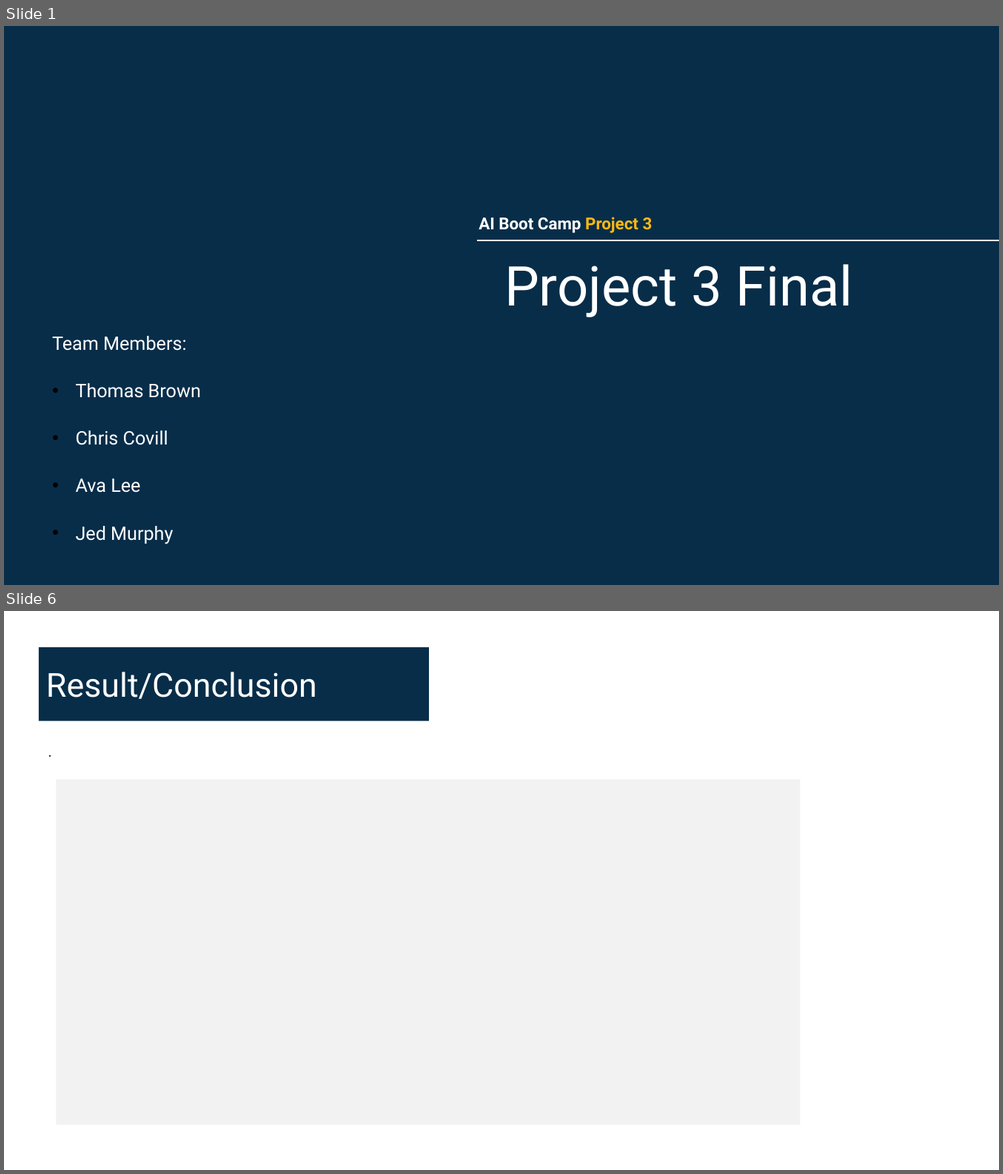
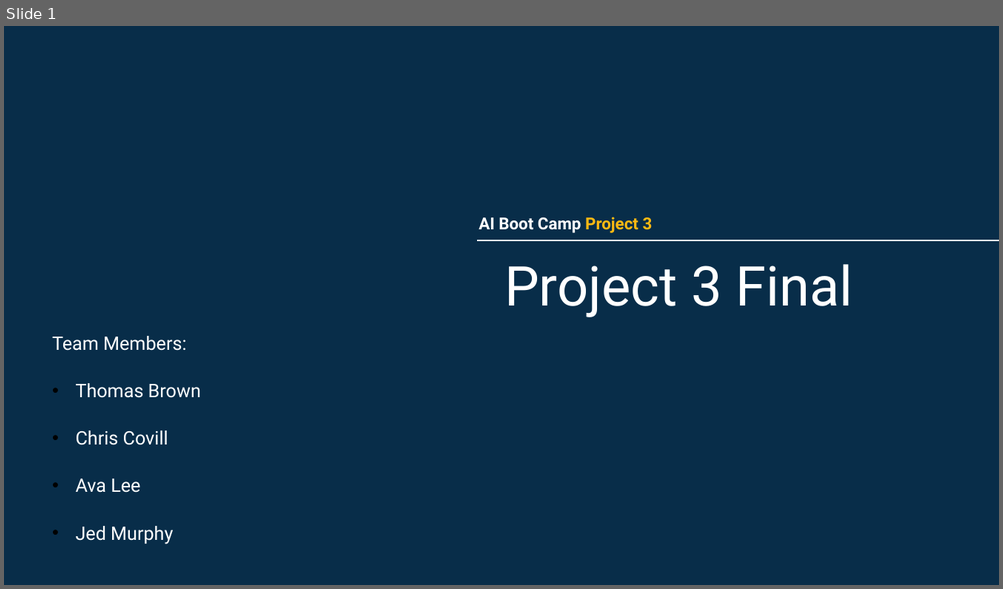
Before and after one commit to tbrown14611/Project_3_Final, a slide deck: Team_6_AI_Bootcamp_Project_3_Final.pptx. Shown one above the other, each under a label of ours: slides 1 and 6 before the commit, slide 1 after it; the slides between them are not shown. The pictures are 1003x1174 and 1003x589 pixels, drawn with LibreOffice and Linux fonts; fonts in the diff are those of the drawing. Boxes give left, top, right and bottom in pixels: in the first picture for what was removed or moved away, otherwise in the second. Text is boxed around its words. In the diff, an @@ line names an element or a change of style, - is before the commit and + after.

```diff
--- a/Team_6_AI_Bootcamp_Project_3_Final.pptx
+++ b/Team_6_AI_Bootcamp_Project_3_Final.pptx
@@ slide 6 removed at (4, 611, 999, 1170), background #FFFFFF @@
@@ rectangle removed at (39, 647, 430, 721) @@
-Result/Conclusion
@@ text removed at (40, 737, 963, 768) @@
-.
@@ rectangle removed at (57, 780, 800, 1125) @@
```
Also in this commit, not shown: 4 slides changed, 3 slides added, 3 other slides removed, 3 other files.
